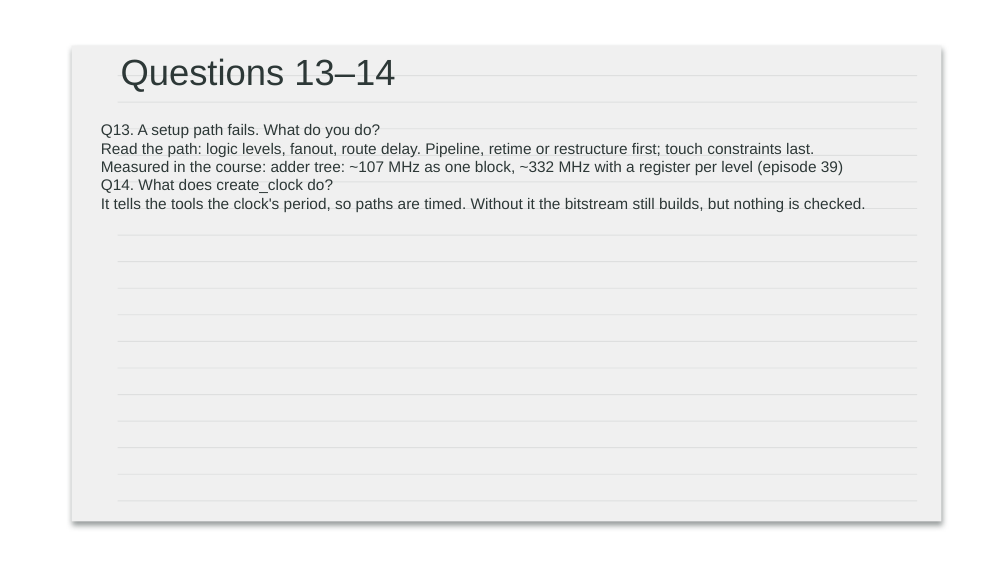
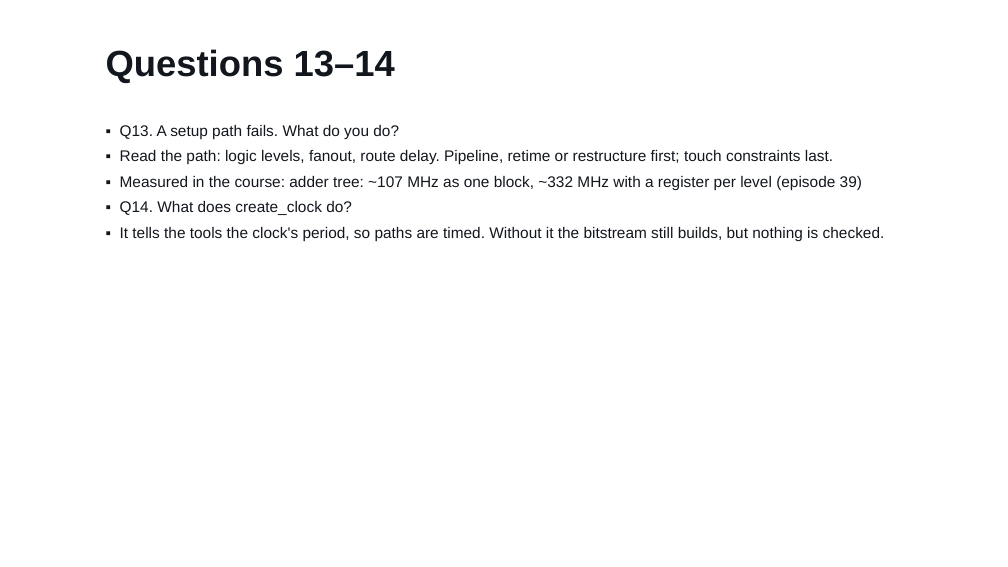
Before and after one commit to Silicon-Simplified/FPGA-Course, a slide deck: slide 11 of slides/ep43_interview_slides.pptx. Drawn at 1008x567 pixels with LibreOffice and Linux fonts; fonts in the diff are those of the drawing; background and template pictures are left out. Boxes give left, top, right and bottom in pixels: in the first picture for what was removed or moved away, otherwise in the second. Text is boxed around its words. In the diff, an @@ line names an element or a change of style, - is before the commit and + after.

```diff
--- a/slides/ep43_interview_slides.pptx
+++ b/slides/ep43_interview_slides.pptx
@@ text "Questions 13–14": place and size @@
-text "Questions 13–14" at (121,58,395,92)
+text "Questions 13–14" at (106,49,395,83)
@@ text "Questions 13–14" at (106,49,395,83): text colour #2D3837 to #12161D, bold on @@
@@ text at (120,125,885,241): text changed; text colour #2D3837 to #12161D @@
-Q13. A setup path fails. What do you do?
-Read the path: logic levels, fanout, route delay. Pipeline, retime or restructure first; touch constraints last.
-Measured in the course: adder tree: ~107 MHz as one block, ~332 MHz with a register per level (episode 39)
-Q14. What does create_clock do?
-It tells the tools the clock's period, so paths are timed. Without it the bitstream still builds, but nothing is checked.
+▪ Q13. A setup path fails. What do you do?
+▪ Read the path: logic levels, fanout, route delay. Pipeline, retime or restructure first; touch constraints last.
+▪ Measured in the course: adder tree: ~107 MHz as one block, ~332 MHz with a register per level (episode 39)
+▪ Q14. What does create_clock do?
+▪ It tells the tools the clock's period, so paths are timed. Without it the bitstream still builds, but nothing is checked.
@@ group removed at (72,45,941,521): 17 rectangles, 1 rounded rectangle @@
```
Also in this commit, not shown: 31 other slides changed, 42 other files.
